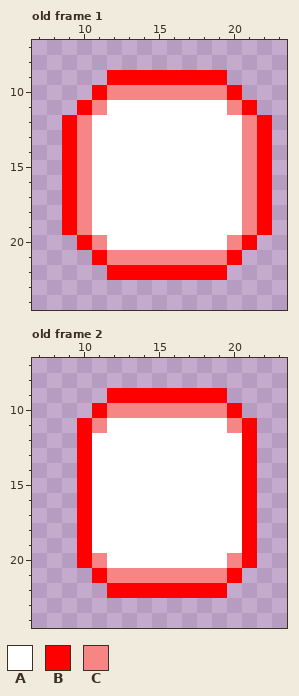
A pixel-art file gets an edit: Assets/Graphics/Sprites/Bullet.aseprite. Above: the version before the commit.
32x32 pixels, 4 frames. Shown: old frame 1: x 7..23, y 7..24; old frame 2: x 7..23, y 7..24. The commit also changed other frames, which this record leaves out.
Palette (. is transparent): A #ffffff  B #ff0000  C #f68686
Pixels before, old frame 1, first column x 9:
 9 ...BBBBBBBB...
10 ..BCCCCCCCCB..
11 .BCAAAAAAAACB.
12 BCAAAAAAAAAACB
13 BCAAAAAAAAAACB
14 BCAAAAAAAAAACB
15 BCAAAAAAAAAACB
16 BCAAAAAAAAAACB
17 BCAAAAAAAAAACB
18 BCAAAAAAAAAACB
19 BCAAAAAAAAAACB
20 .BCAAAAAAAACB.
21 ..BCCCCCCCCB..
22 ...BBBBBBBB...
Pixels before, old frame 2, first column x 10:
 9 ..BBBBBBBB..
10 .BCCCCCCCCB.
11 BCAAAAAAAACB
12 BAAAAAAAAAAB
13 BAAAAAAAAAAB
14 BAAAAAAAAAAB
15 BAAAAAAAAAAB
16 BAAAAAAAAAAB
17 BAAAAAAAAAAB
18 BAAAAAAAAAAB
19 BAAAAAAAAAAB
20 BCAAAAAAAACB
21 .BCCCCCCCCB.
22 ..BBBBBBBB..
The same view after the edit:
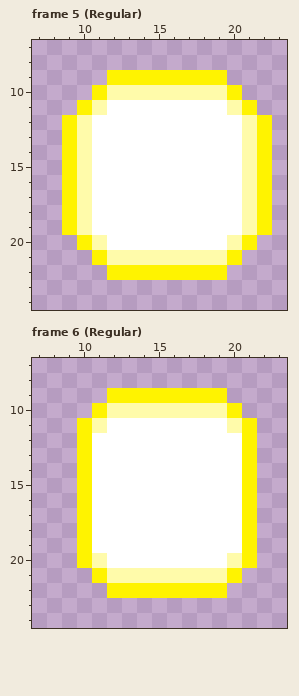
A new or re-ordered frame is compared with the old frame closest to it.
Difference:
frames 4 -> 8
colour B: #ff0000 -> #fff300
colour C: #f68686 -> #fffbaa
Boxes around the changes in both pictures, in picture pixels (x1, y1, x2, y2):
changed: (62, 70, 272, 280)
changed: (77, 388, 257, 598)
